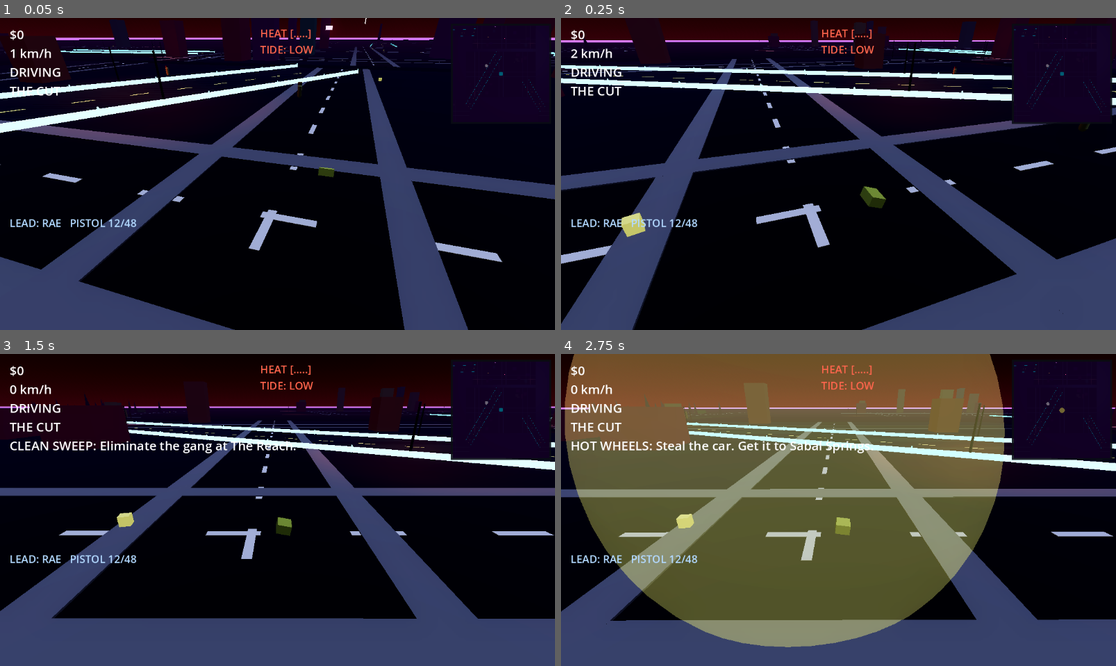
Above: before the commit, frames 1-4 (two rows, left to right).
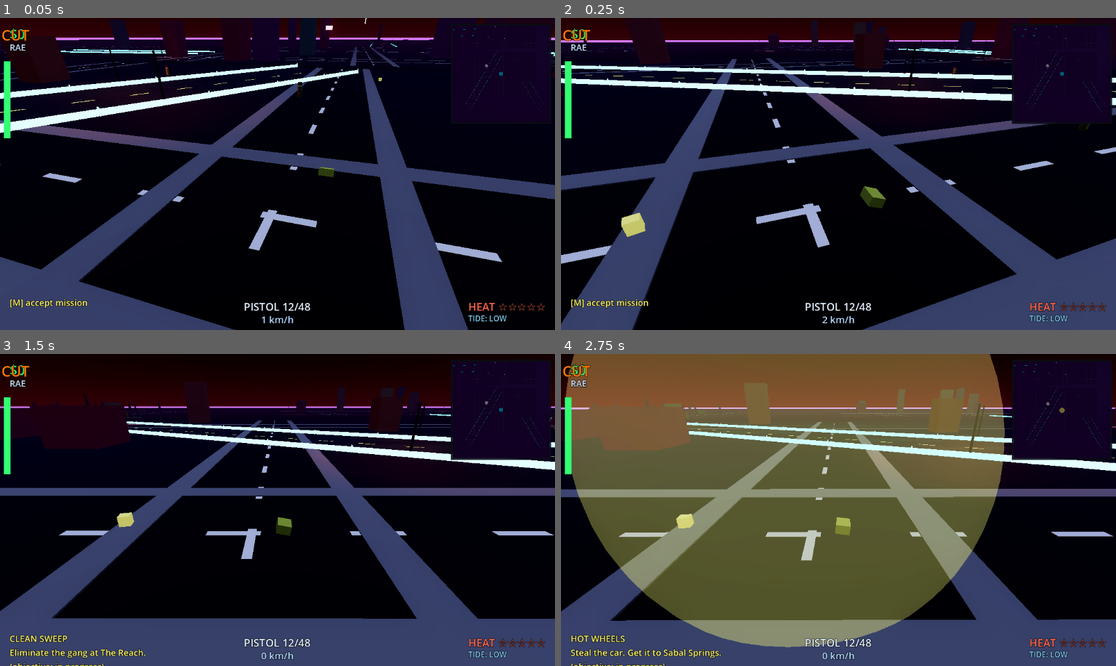
Above: after the commit, the same moments.

Repository: jaimepescht5-svg/Ge-te-Ay
Game: Godot game, scene res://Main.tscn
Same seed, same stepped clock (60 frames per second), same inputs: the game is played once before the commit and once after it.
Inputs:
- Up to frame 1 (0.05 s): no input
- Up to frame 2 (0.25 s): no input
- Up to frame 3 (1.5 s): hold D (steer_right) 0.53-1.28 s; tap M (mission) at 0.6, 1.35 s; hold S (brake) from 1.28 s (still down)
- Up to frame 4 (2.75 s): release S (brake) at 2.03 s; hold D (steer_right) from 2.03 s (still down); hold Shift (run) from 2.03 s (still down); tap M (mission) at 2.3 s

The runs differ from the first frame. In frame 1, 2.0% of the frame differs, in the area x 0-99%, y 3-98%; in frame 2, 2.1%; in frame 3, 3.3%, in the area x 0-99%, y 3-100%; in frame 4, 3.3%.

Commit message:
feat: enhanced HUD + player health/damage (GTA-style HUD, money/health/weapon/heat/tide widgets, fall/collision damage, WASTED, car smoke+destruction)
Co-Authored-By: Claude Sonnet 4.6 <noreply@anthropic.com>
Claude-Session: https://claude.ai/code/session_01HPYJRFLhoG3ztUohMaskrx

Diff:
--- a/prototype/neon-delta-slice/scripts/main.gd
+++ b/prototype/neon-delta-slice/scripts/main.gd
@@ -181,6 +181,16 @@
 var current_mission := -1
 var money := 0
 var mission_completed: Array = []
+
+# player health / damage
+var health := 100.0
+var health_max := 100.0
+var wasted := false
+var wasted_timer := 0.0
+var car_impacts := 0
+var car_smoke_light: OmniLight3D
+var prev_player_y := 0.0
+var prev_cop_dists: Dictionary = {}   # cop -> last speed delta sample (impact detect)
 var mission_target_sphere: MeshInstance3D
 var mission_banner := ""
 var mission_banner_timer := 0.0
@@ -193,6 +203,18 @@
 var hud_left: Label
 var hud_right: Label
 var hud_bottom: Label
+# GTA-style HUD widgets
+var hud_money: Label
+var hud_char: Label
+var hud_district: Label
+var hud_mission: Label
+var hud_weapon: Label
+var hud_speed: Label
+var hud_heat: Label
+var hud_tide: Label
+var hud_center: Label
+var hud_health_bg: ColorRect
+var hud_health_fill: ColorRect
 
 # minimap
 var minimap_vp: SubViewport
@@ -845,20 +867,88 @@
 func _build_hud() -> void:
 	var layer := CanvasLayer.new()
 	add_child(layer)
-	hud_left = Label.new()
-	hud_left.position = Vector2(20, 16)
-	hud_left.add_theme_font_size_override("font_size", 26)
-	layer.add_child(hud_left)
-	hud_right = Label.new()
-	hud_right.position = Vector2(540, 16)
-	hud_right.add_theme_font_size_override("font_size", 22)
-	hud_right.add_theme_color_override("font_color", Color(1.0, 0.4, 0.3))
-	layer.add_child(hud_right)
-	hud_bottom = Label.new()
-	hud_bottom.position = Vector2(20, 410)
-	hud_bottom.add_theme_font_size_override("font_size", 22)
-	hud_bottom.add_theme_color_override("font_color", Color(0.7, 0.85, 1.0))
-	layer.add_child(hud_bottom)
+
+	# top-left: money (green) + character name
+	hud_money = _hud_label(layer, Vector2(20, 14), 28, Color(0.2, 1.0, 0.45))
+	hud_char = _hud_label(layer, Vector2(20, 48), 18, Color(0.8, 0.9, 1.0))
+
+	# top-center: district name (large, neon) — anchored to top centre
+	hud_district = _hud_label(layer, Vector2(0, 14), 30, Color(0.05, 0.85, 0.91))
+	hud_district.anchor_left = 0.5
+	hud_district.anchor_right = 0.5
+	hud_district.horizontal_alignment = HORIZONTAL_ALIGNMENT_CENTER
+	hud_district.size = Vector2(400, 40)
+	hud_district.position = Vector2(-200, 14)
+
+	# center: big banner (WASTED / MISSION COMPLETE)
+	hud_center = _hud_label(layer, Vector2(-250, 0), 48, Color(1.0, 0.16, 0.2))
+	hud_center.anchor_left = 0.5
+	hud_center.anchor_right = 0.5
+	hud_center.anchor_top = 0.5
+	hud_center.anchor_bottom = 0.5
+	hud_center.horizontal_alignment = HORIZONTAL_ALIGNMENT_CENTER
+	hud_center.size = Vector2(500, 60)
+	hud_center.position = Vector2(-250, -30)
+
+	# bottom-left: mission name + desc
+	hud_mission = _hud_label(layer, Vector2(20, -70), 18, Color(0.98, 0.95, 0.4))
+	hud_mission.anchor_top = 1.0
+	hud_mission.anchor_bottom = 1.0
+
+	# bottom-center: weapon + speed
+	hud_weapon = _hud_label(layer, Vector2(-100, -64), 22, Color(0.9, 0.95, 1.0))
+	hud_weapon.anchor_left = 0.5
+	hud_weapon.anchor_right = 0.5
+	hud_weapon.anchor_top = 1.0
+	hud_weapon.anchor_bottom = 1.0
+	hud_weapon.horizontal_alignment = HORIZONTAL_ALIGNMENT_CENTER
+	hud_weapon.size = Vector2(200, 24)
+	hud_speed = _hud_label(layer, Vector2(-100, -36), 20, Color(0.7, 0.85, 1.0))
+	hud_speed.anchor_left = 0.5
+	hud_speed.anchor_right = 0.5
+	hud_speed.anchor_top = 1.0
+	hud_speed.anchor_bottom = 1.0
+	hud_speed.horizontal_alignment = HORIZONTAL_ALIGNMENT_CENTER
+	hud_speed.size = Vector2(200, 22)
+
+	# bottom-right: heat stars + tide
+	hud_heat = _hud_label(layer, Vector2(-180, -64), 22, Color(1.0, 0.4, 0.3))
+	hud_heat.anchor_left = 1.0
+	hud_heat.anchor_right = 1.0
+	hud_heat.anchor_top = 1.0
+	hud_heat.anchor_bottom = 1.0
+	hud_tide = _hud_label(layer, Vector2(-180, -36), 16, Color(0.5, 0.8, 0.95))
+	hud_tide.anchor_left = 1.0
+	hud_tide.anchor_right = 1.0
+	hud_tide.anchor_top = 1.0
+	hud_tide.anchor_bottom = 1.0
+
+	# left vertical health bar
+	hud_health_bg = ColorRect.new()
+	hud_health_bg.color = Color(0.1, 0.05, 0.05, 0.8)
+	hud_health_bg.size = Vector2(14, 160)
+	hud_health_bg.position = Vector2(8, 90)
+	layer.add_child(hud_health_bg)
+	hud_health_fill = ColorRect.new()
+	hud_health_fill.color = Color(0.2, 1.0, 0.45)
+	hud_health_fill.size = Vector2(14, 160)
+	hud_health_fill.position = Vector2(8, 90)
+	layer.add_child(hud_health_fill)
+
+	# legacy aliases (kept so older update paths/tests don't break)
+	hud_left = hud_money
+	hud_right = hud_heat
+	hud_bottom = hud_weapon
+
+func _hud_label(layer: CanvasLayer, pos: Vector2, size: int, color: Color) -> Label:
+	var l := Label.new()
+	l.position = pos
+	l.add_theme_font_size_override("font_size", size)
+	l.add_theme_color_override("font_color", color)
+	l.add_theme_color_override("font_outline_color", Color(0, 0, 0, 0.8))
+	l.add_theme_constant_override("outline_size", 4)
+	layer.add_child(l)
+	return l
 
 # ----------------------------------------------------------------- minimap
 # A top-down orthographic SubViewport sharing the main World3D, shown in a small
@@ -1038,6 +1128,7 @@
 		fire_cooldown -= delta
 	_update_ammo_crates(delta)
 	_update_missions(delta)
+	_update_health(delta)
 	if mode == "selfcheck":
 		_selfcheck_tick(delta)
 	if mode == "play":
@@ -1826,6 +1917,8 @@
 	_update_hud()
 	_update_police_lights()
 	_update_minimap()
+	if car_smoke_light != null and is_instance_valid(car_smoke_light):
+		car_smoke_light.light_energy = 2.0 + sin(sim_time * 20.0) * 1.5
 
 func _update_camera() -> void:
 	if cam == null or not cam.is_inside_tree():
@@ -1843,25 +1936,73 @@
 		cam.look_at(p + Vector3.UP * 1.0, Vector3.UP)
 
 func _update_hud() -> void:
-	if hud_left == null:
+	if hud_money == null:
 		return
 	var spd := _car_speed() if in_car else _planar_speed_body()
 	var kmh := int(round(spd * 3.6))
-	var mode_str := "DRIVING" if in_car else "ON FOOT"
 	var pos := _car_xz() if in_car else _player_xz()
-	var mission_str := ""
-	if mission_banner != "":
-		mission_str = "\n" + mission_banner
-	elif current_mission >= 0:
+
+	# top-left money + character
+	hud_money.text = "$%s" % _commafy(money)
+	hud_char.text = leads[lead_idx]
+
+	# district name in its palette colour
+	var dname := _district_at(pos)
+	hud_district.text = dname
+	hud_district.add_theme_color_override("font_color", _district_color(dname))
+
+	# bottom-left mission
+	if current_mission >= 0:
 		var m: Dictionary = MISSIONS[current_mission]
-		mission_str = "\n%s: %s" % [m["name"], m["desc"]]
-	hud_left.text = "$%d\n%d km/h\n%s\n%s%s" % [money, kmh, mode_str, _district_at(pos), mission_str]
+		var prog := ""
+		if m["type"] == "eliminate" or m["type"] == "deliver":
+			prog = "\n(objective: in progress)"
+		hud_mission.text = "%s\n%s%s" % [m["name"], m["desc"], prog]
+	else:
+		hud_mission.text = "[M] accept mission"
+
+	# bottom-center weapon + speed
+	var w := _cur_weapon()
+	hud_weapon.text = "%s %d/%d" % [w["name"], w["ammo"], w["reserve"]]
+	hud_speed.text = ("%d km/h" % kmh) if in_car else "ON FOOT"
+
+	# bottom-right heat stars (filled/empty) + tide
 	var stars := ""
+	var h := int(round(heat))
 	for i in range(5):
-		stars += "*" if i < int(round(heat)) else "."
-	hud_right.text = "HEAT [%s]\nTIDE: %s" % [stars, _tide_phase()]
-	var w := _cur_weapon()
-	hud_bottom.text = "LEAD: %s   %s %d/%d" % [leads[lead_idx], w["name"], w["ammo"], w["reserve"]]
+		stars += "★" if i < h else "☆"
+	hud_heat.text = "HEAT %s" % stars
+	hud_tide.text = "TIDE: %s" % _tide_phase()
+
+	# center banner
+	hud_center.text = mission_banner
+	hud_center.add_theme_color_override("font_color",
+		Color(1.0, 0.16, 0.2) if mission_banner == "WASTED" else Color(0.98, 0.95, 0.4))
+
+	# health bar (vertical, fills from bottom)
+	if hud_health_fill != null:
+		var frac := clampf(health / health_max, 0.0, 1.0)
+		var full_h := 160.0
+		hud_health_fill.size = Vector2(14, full_h * frac)
+		hud_health_fill.position = Vector2(8, 90 + full_h * (1.0 - frac))
+		hud_health_fill.color = Color(0.2, 1.0, 0.45).lerp(Color(1.0, 0.2, 0.2), 1.0 - frac)
+
+func _commafy(n: int) -> String:
+	var s := str(absi(n))
+	var out := ""
+	var c := 0
+	for i in range(s.length() - 1, -1, -1):
+		out = s[i] + out
+		c += 1
+		if c % 3 == 0 and i > 0:
+			out = "," + out
+	return ("-" if n < 0 else "") + out
+
+func _district_color(dname: String) -> Color:
+	for d in DISTRICTS:
+		if d["name"] == dname:
+			return _hex(d["palette"][0])
+	return Color(0.9, 0.9, 0.95)
 
 # ----------------------------------------------------------------- selfcheck
 func _selfcheck_tick(_delta: float) -> void:
@@ -2008,6 +2149,108 @@
 	current_mission = -1
 	_clear_mission_target()
 
+# ----------------------------------------------------------------- health / damage
+func _update_health(delta: float) -> void:
+	if mode != "play":
+		return
+	if wasted:
+		wasted_timer -= delta
+		if wasted_timer <= 0.0:
+			_revive()
+		return
+	# heal over time when clean
+	if heat <= 0.0 and health < health_max:
+		health = minf(health_max, health + 5.0 * delta)
+	# fall damage on foot
+	if not in_car:
+		var y := player_body.global_position.y
+		if player_body.is_on_floor():
+			var fall := prev_player_y - y
+			if fall > 10.0:
+				_damage_player(fall * 1.5)
+			prev_player_y = y
+		else:
+			prev_player_y = maxf(prev_player_y, y)
+	else:
+		prev_player_y = car.global_position.y
+	# pursuer car collisions (speed-delta based)
+	_check_cop_collisions()
+	if health <= 0.0 and not wasted:
+		_wasted()
+
+func _check_cop_collisions() -> void:
+	var ap := _active_pos()
+	for cop: VehicleBody3D in pursuers:
+		if not is_instance_valid(cop):
+			continue
+		var d := cop.global_position.distance_to(ap)
+		if d < 5.0:
+			var my_vel: Vector3 = car.linear_velocity if in_car else player_body.velocity
+			var rel := (cop.linear_velocity - my_vel).length()
+			if rel > 8.0:
+				if in_car:
+					_car_impact()
+				else:
+					_damage_player(15.0)
+
+func _damage_player(amount: float) -> void:
+	if wasted:
+		return
+	health = maxf(0.0, health - amount)
+
+func _car_impact() -> void:
+	car_impacts += 1
+	if car_impacts == 5 and car_smoke_light == null and not headless:
+		car_smoke_light = OmniLight3D.new()
+		car_smoke_light.light_color = Color(1.0, 0.4, 0.1)
+		car_smoke_light.omni_range = 8.0
+		car.add_child(car_smoke_light)
+		car_smoke_light.position = Vector3(0, 2.0, 0)
+	if car_impacts >= 8:
+		_destroy_car()
+
+func _destroy_car() -> void:
+	_spawn_explosion(car.global_position)
+	car_impacts = 0
+	if car_smoke_light != null and is_instance_valid(car_smoke_light):
+		car_smoke_light.queue_free()
+		car_smoke_light = null
+	# eject to foot beside the wreck, then reset the car a moment later
+	if in_car:
+		var side := car.global_transform.basis.x.normalized()
+		var out := car.global_position + side * 3.0
+		out.y = 1.0
+		player_body.global_position = out
+		player_body.velocity = Vector3.ZERO
+		player_body.visible = true
+		player_body.set_physics_process(true)
+		player_yaw = car.rotation.y
+		in_car = false
+	_respawn_car_only()
+
+func _respawn_car_only() -> void:
+	car.linear_velocity = Vector3.ZERO
+	car.angular_velocity = Vector3.ZERO
+	car.position = spawn_pos
+	car.rotation = Vector3(0, spawn_yaw, 0)
+	steer_current = 0.0
+
+func _wasted() -> void:
+	wasted = true
+	wasted_timer = 2.0
+	mission_banner = "WASTED"
+	mission_banner_timer = 2.0
+
+func _revive() -> void:
+	wasted = false
+	health = health_max
+	heat = 0.0
+	car_impacts = 0
+	if car_smoke_light != null and is_instance_valid(car_smoke_light):
+		car_smoke_light.queue_free()
+		car_smoke_light = null
+	_respawn_in_car()
+
 # ----------------------------------------------------------------- utils
 func _lerp_angle(from: float, to: float, weight: float) -> float:
 	return from + _wrap_pi(to - from) * clampf(weight, 0.0, 1.0)
